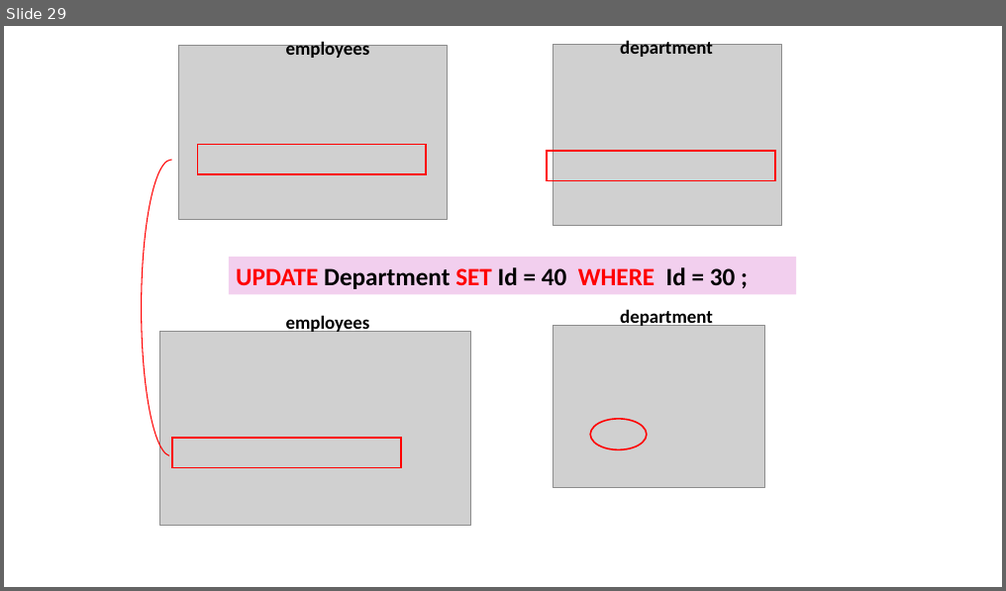
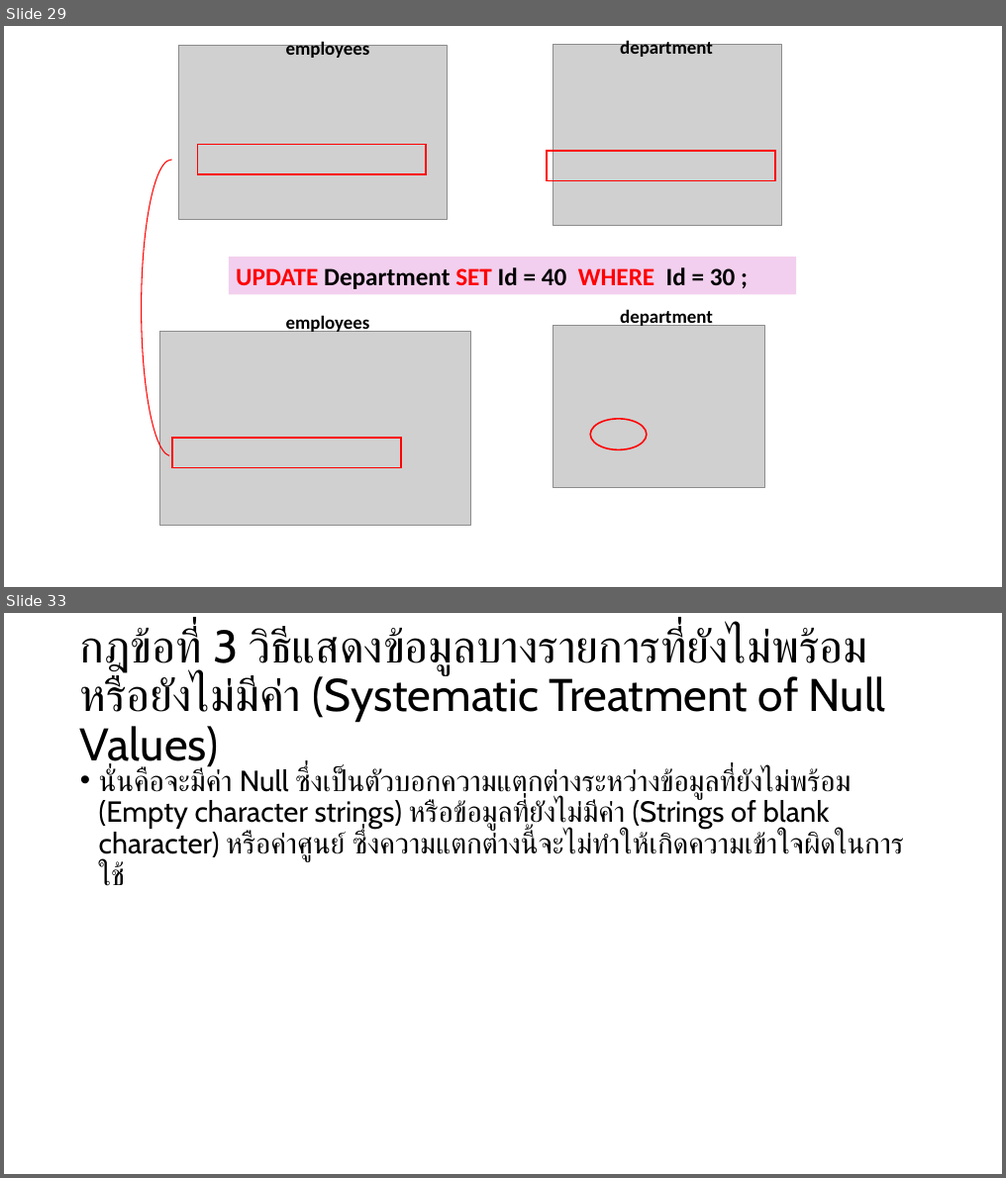
Before and after one commit to luckkrit/cos3103, a slide deck: public/pptx/db_constraint_codd_rule.pptx. Shown one above the other, each under a label of ours: slide 29 before the commit, slides 29 and 33 after it; the slides between them are not shown. The pictures are 1006x591 and 1006x1178 pixels, drawn with LibreOffice and Linux fonts; fonts in the diff are those of the drawing; grey boxes stand for pictures. Boxes give left, top, right and bottom in pixels: in the first picture for what was removed or moved away, otherwise in the second. Text is boxed around its words. In the diff, an @@ line names an element or a change of style, - is before the commit and + after.

```diff
--- a/public/pptx/db_constraint_codd_rule.pptx
+++ b/public/pptx/db_constraint_codd_rule.pptx
@@ slide 33 added at bbox=[4, 613, 1002, 1174], background #FFFFFF @@
@@ title added at bbox=[80, 626, 886, 771], 44 pt, text #000000 @@
+กฎข้อที่ 3 วิธีแสดงข้อมูลบางรายการที่ยังไม่พร้อมหรือยังไม่มีค่า (Systematic Treatment of Null Values)
@@ text added at bbox=[99, 768, 904, 861], 28 pt, text #000000 @@
+• นั่นคือจะมีค่า Null ซึ่งเป็นตัวบอกความแตกต่างระหว่างข้อมูลที่ยังไม่พร้อม (Empty character strings) หรือข้อมูลที่ยังไม่มีค่า (Strings of blank character) หรือค่าศูนย์ ซึ่งความแตกต่างนี้จะไม่ทำให้เกิดความเข้าใจผิดในการใช้
```
Also in this commit, not shown: 13 slides changed, 12 other slides added.
